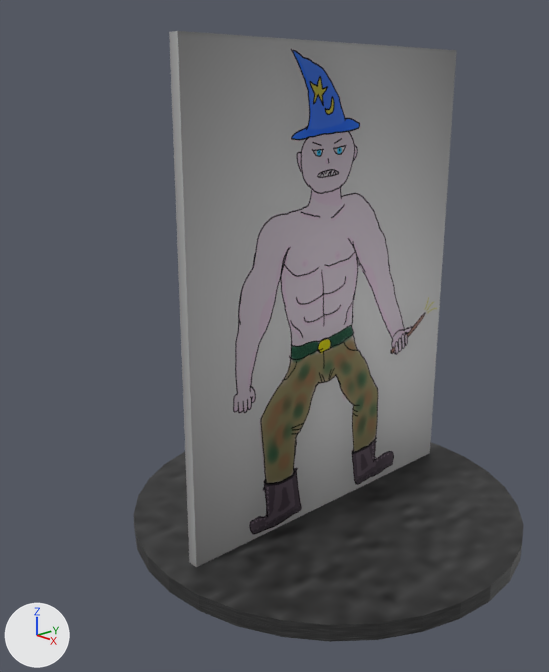
Two versions of the Blender file Assets/art assets/MageModel.blend, one commit apart.
Rendered twice from a camera (50 mm lens) standing at (3.71, -3.92, 3.16) and looking at (-0.35, -0.23, 1.45). Lighting does not change. The marker at lower left points along +X, +Y and +Z.
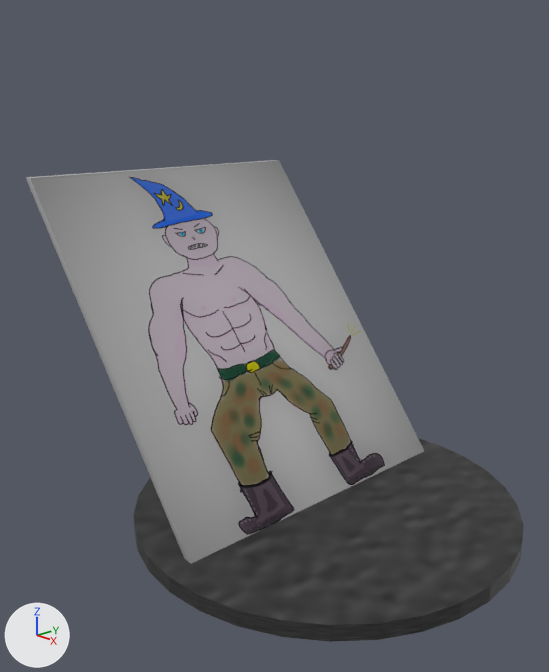
The newer file adds a shape key; the second version is drawn at full value of the shape key 'Key 1' of 'Cube', and the change is written as the vertex moves it makes.

Boxes (x1, y1, x2, y2) around the edits, measured in the pictures (549 x 672 px):
```json
{"object": "Cube", "change": "reshaped", "before": [169, 31, 457, 567], "after": [26, 160, 424, 564], "on screen": "38% wider, 25% shorter"}
```

The change, as JSON lines over the scene's bpy script:
```json
{"block": "me_cube_001", "where": "me_cube_001.from_pydata(...)  # 8 vertices, 6 faces; spans x -1.0..1.0, y -1.0..1.0, z -1.0..1.0"}
{"block": "me_cube_001", "where": "# used by ob_cube; location = (0.0, 0.0, 1.78); scale = (0.04, 1.3, 1.73)"}
{"block": "me_cube_001", "where": "# before: 1 (-1.0, -1.0, 1.0) at pixel (169, 31), 3 (-1.0, 1.0, 1.0) at pixel (447, 50), 5 (1.0, -1.0, 1.0) at pixel (177, 30), 7 (1.0, 1.0, 1.0) at pixel (456, 50)"}
{"block": "me_cube_001", "change": "me_cube_001 part 1"}
{"op": "add", "block": "me_cube_001", "code": "for i in [1, 3, 5, 7]: me_cube_001.vertices[i].co += Vector((-49.94, -0.01, -0.54))"}
```
